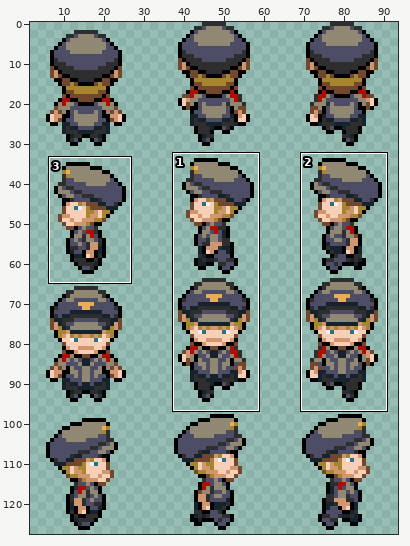
Two versions of one sprite sheet, P3D/Content/Textures/NPC/95.png. The picture above shows the old version from afar; the outline marks the close-up.
Close-up. Old version:
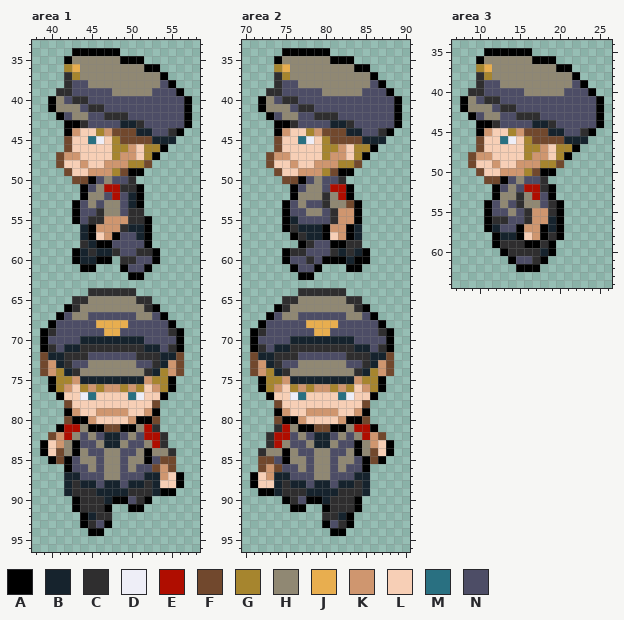
The file is 96x128 pixels. Colours within 5 levels of each other are drawn and written as one. Shown: area 1: x 38..58, y 33..96; area 2: x 70..90, y 33..96; area 3: x 7..26, y 34..64. The wide view leaves out empty margins. The commit also changed other parts of the picture, which this record leaves out.
Palette (. is transparent): A #000000  B #16232d  C #2f2e2f  D #eeeef7  E #af0d00  F #71482d  G #a6852e  H #908873  J #e8ae4f  K #cf966f  L #f7cfb6  M #297081  N #4d4d66
Pixels before, area 1, first column x 39:
34 ....AAAAAA.........
35 ...AHHHHHHAAA......
36 ...GJHHHHHHHHAA....
37 ...CGHHHHHHHHHHA...
38 ...CNNHHHHHHHHHNA..
39 ..CCNNNNNHHHHHNNNA.
40 .AHNCCNNNNNNNNNNNNA
41 .AHHHNCCNNNNNNNNNNA
42 ..ANHHNNCCCNNNNNNNA
43 ...AACNNNNBBCNNNNNA
44 ...AKLLGKFFFBBNNCA.
45 ...FLLMDLGFFFFBBB..
46 ...FLLLLLGGKLGGA...
47 ..FKKLLLLGKKLGA....
48 ..FLLKLLKKKGGF.....
49 ...FLLKKKGFAA......
50 ....FFANHNNC.......
51 .....ANHEECCA......
52 .....AHHNENBA......
53 ....ANHNHHNBA......
54 ....ANNCHHNCC......
55 ....ANCCKKKCCA.....
56 .....BAKKKCBBA.....
57 .....BALKANNBA.....
58 .....CBAANNNNA.....
59 ....ABCBBCNNCCA....
60 ....ABBAA.CCNNA....
61 .....AA...ANNA.....
62 ...........AA......
63 ...................
64 ......CCCCCC.......
65 ....CCHHHHHHCC.....
66 ...ACHHHHHHHHCA....
67 ..ANHHNNNNNNHHNA...
68 .ANNNNNJJJJNNNNNA..
69 ACNNNNNNJJNNNNNNCA.
70 ANNNNBBBBBBBBNNNNA.
71 ACNBBCCCCCCCCBBNCA.
72 FBBCCCNNNNNNCCCBBF.
73 FKBCNNHHHHHHNNCBKF.
74 FKGBCHHHHHHHHCBGKF.
75 .AGGKBBBBBBBBKGGA..
76 .AGKLGKGKKGKGLKGA..
77 ..ALLDMLLLLMDLLA...
78 ...FLLLLLLLLLLF....
79 ...AKLLKKKKLLKA....
80 ...FAAKLLLLKAAF....
81 ..AEEHAAFFAAHEC....
82 .FKEHNHNBBNHNEEC...
83 ALKHANNHBBHNNHEC...
84 ALFHAHNNHHNNHAHHC..
85 .AFANHHNHHNHHANFF..
86 ...ANNHNHHNHNNFKF..
87 ...BBNNNHHNNNBBKLA.
88 ...BCBBNBBNBBCBLLA.
89 ...BCCCBBBBCCCBAA..
90 ....ACCCBAANCA.....
91 ....ACCCA..AA......
92 .....ABCC..........
93 .....ACNA..........
94 ......AA...........
Pixels before, area 2, first column x 71:
34 ....AAAAAA.........
35 ...AHHHHHHAAA......
36 ...GJHHHHHHHHAA....
37 ...CGHHHHHHHHHHA...
38 ...CNNHHHHHHHHHNA..
39 ..CCNNNNNHHHHHNNNA.
40 .AHNCCNNNNNNNNNNNNA
41 .AHHHNCCNNNNNNNNNNA
42 ..ANHHNNCCCNNNNNNNA
43 ...AACNNNNBBCNNNNNA
44 ...AKLLGKFFFBBNNCA.
45 ...FLLMDLGFFFFBBB..
46 ...FLLLLLGGKLGGA...
47 ..FKKLLLLGKKLGA....
48 ..FLLKLLKKKGGF.....
49 ...FLLKKKGFAA......
50 ....FFANHNNC.......
51 .....ANHHNEEA......
52 .....AHHHCHEA......
53 ....ANHNNCHHFA.....
54 ....ANNHHNCKKA.....
55 ....ABNNNNCKKA.....
56 ....ACBBBAKKAB.....
57 .....ACBBALKAB.....
58 ......ACNNAACC.....
59 ....ACCNNNCBCBA....
60 ....ANNCNAAABAA....
61 .....ANNA...AA.....
62 ......AA...........
63 ...................
64 ......CCCCCC.......
65 ....CCHHHHHHCC.....
66 ...ACHHHHHHHHCA....
67 ..ANHHNNNNNNHHNA...
68 .ANNNNNJJJJNNNNNA..
69 ACNNNNNNJJNNNNNNCA.
70 ANNNNBBBBBBBBNNNNA.
71 ACNBBCCCCCCCCBBNCA.
72 FBBCCCNNNNNNCCCBBF.
73 FKBCNNHHHHHHNNCBKF.
74 FKGBCHHHHHHHHCBGKF.
75 .AGGKBBBBBBBBKGGA..
76 .AGKLGKGKKGKGLKGA..
77 ..ALLDMLLLLMDLLA...
78 ...FLLLLLLLLLLF....
79 ...AKLLKKKKLLKA....
80 ...FAAKLLLLKAAF....
81 ...CEHAAFFAAHEEA...
82 ..CEENHNBBNHNHEKF..
83 ..CEHNNHBBHNNAHKLA.
84 .CHHAHNNHHNNHAHFLA.
85 .FFNAHHNHHNHHNAFA..
86 .FKFNNHNHHNHNNA....
87 ALKBBNNNHHNNNBB....
88 ALLBCBBNBBNBBCB....
89 .AABCCCBBBBCCCB....
90 ....ACNAABCCCA.....
91 .....AA..ACCCA.....
92 .........CCBA......
93 .........ANCA......
94 ..........AA.......
Pixels before, area 3, first column x 8:
35 ...AAAAAA.........
36 ..AHHHHHHAAA......
37 ..GJHHHHHHHHAA....
38 ..CGHHHHHHHHHHA...
39 ..CNNHHHHHHHHHNA..
40 .CCNNNNNHHHHHNNNA.
41 AHNCCNNNNNNNNNNNNA
42 AHHHNCCNNNNNNNNNNA
43 .ANHHNNCCCNNNNNNNA
44 ..AACNNNNBBCNNNNNA
45 ..AKLLGKFFFBBNNCA.
46 ..FLLMDLGFFFFBBB..
47 ..FLLLLLGGKLGGA...
48 .FKKLLLLGKKLGA....
49 .FLLKLLKKKGGF.....
50 ..FLLKKKGFAA......
51 ...FFANHNNC.......
52 ....ANHNEECA......
53 ....AHHCHENA......
54 ...ANHNCHHNCA.....
55 ...ANNHNCKKCA.....
56 ...ACCNNCKKBA.....
57 ...ABNNAKKABA.....
58 ....ABBALKACA.....
59 ....ACCCAACA......
60 .....ACCCCBA......
61 ......ANNCA.......
62 .......AAA........
New version:
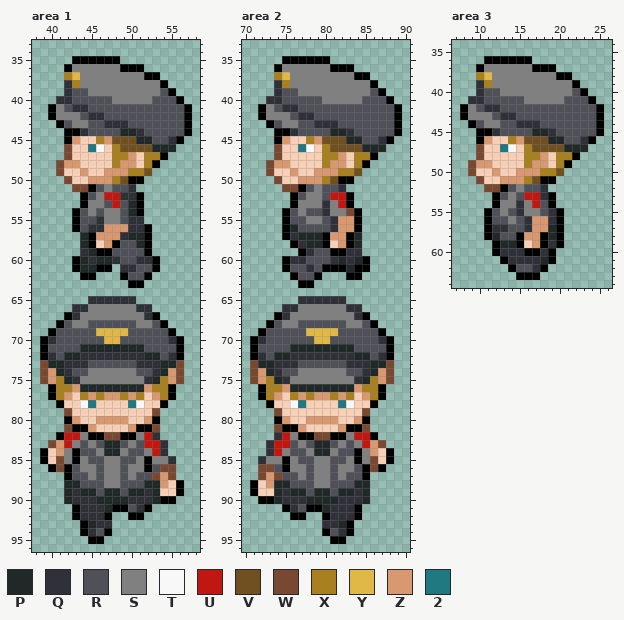
Colours new in this view: P #202828  Q #303038  R #505058  S #808080  T #f8f8f8  U #c01810  V #705020  W #784830  X #a88020  Y #e0b848  Z #d89870  2 #207880
From old to new:
Changed rows in their new state; - is an unchanged pixel.
Area 1:
first column x 39:
34 ----......---------
35 ---.AAAAAA...------
36 ---ASSSSSSAAA..----
37 ---XYSSSSSSSSAA.---
38 ---QXSSSSSSSSSSA.--
39 --.QRRSSSSSSSSSRA.-
40 -.QQRRRRRSSSSSRRRA.
41 --SRQQRRRRRRRRRRRR-
42 -ASSSRQQRRRRRRRRRR-
43 --ARSSRRQQQRRRRRRR-
44 ----AQRRRRPPQRRRRRA
45 ---AZ-LXZVVVPPRRQA-
46 ---W--2T-XVVVVPPP--
47 --.WL----XXZ-XXA---
48 --WZZL--LXZZLXA----
49 --WL-ZLLZZZXXV-----
50 ---WLLZZZXVAA------
51 ----WWARSRRQ.------
52 ------RSUUQQ-------
53 ----.ASSRURP-------
54 -----RSRSSRPA------
55 -----RRQSSRQQ.-----
56 ----ARQQZZZQQ------
57 -----P-ZZZQPP------
58 -----PALZARRP------
59 ----.QPAARRRRA.----
60 -----PQPPQRRQQ-----
61 ----APPAA-QQRRA----
62 -----AA---ARRA-----
63 -----------AA------
64 ------......-------
65 ----..QQQQQQ..-----
66 ---.QQSSSSSSQQ.----
67 --.AQSSSSSSSSQA.---
68 -.ARSSRRRRRRSSRA.--
69 .ARRRRRYYYYRRRRRA.-
70 -QRRRRRRYYRRRRRRQ--
71 -RRRRPPPPPPPPRRRR--
72 AQRPPQQQQQQQQPPRQA-
73 WPPQQQRRRRRRQQQPPW-
74 WZPQRRSSSSSSRRQPZW-
75 WZXPQSSSSSSSSQPXZW-
76 --XXZPPPPPPPPZXX---
77 -AXZ-XZXZZXZX-ZXA--
78 --AL-T2----2T-LA---
79 ---WL--LLLL--LW----
80 ---AZLLZZZZLLZA----
81 --.WAAZLLLLZAAW----
82 -.AUUSAAWWAASUQ.---
83 .WZUSRSRPPRSRUUQ---
84 --ZS-RRSPPSRRSUQ.--
85 ALWSASRRSSRRS-SSQ--
86 -AW-RSSRSSRSSARWW--
87 ---ARRSRSSRSRRWZW.-
88 ---PPRRRSSRRRPPZ---
89 ---PQPPRPPRPPQPLLA-
90 ---PQQQPPPPQQQPAA--
91 -----QQQPAARQA-----
92 ----AQQQA--AA------
93 ------PQQ----------
94 -----AQRA----------
95 ------AA-----------
Area 2:
first column x 71:
34 ----......---------
35 ---.AAAAAA...------
36 ---ASSSSSSAAA..----
37 ---XYSSSSSSSSAA.---
38 ---QXSSSSSSSSSSA.--
39 --.QRRSSSSSSSSSRA.-
40 -.QQRRRRRSSSSSRRRA.
41 --SRQQRRRRRRRRRRRR-
42 -ASSSRQQRRRRRRRRRR-
43 --ARSSRRQQQRRRRRRR-
44 ----AQRRRRPPQRRRRRA
45 ---AZ-LXZVVVPPRRQA-
46 ---W--2T-XVVVVPPP--
47 --.WL----XXZ-XXA---
48 --WZZL--LXZZLXA----
49 --WL-ZLLZZZXXV-----
50 ---WLLZZZXVAA------
51 ----WWARSRRQ.------
52 ------RSSRUU-------
53 ----.ASSSQSUA.-----
54 -----RSRRQSSW------
55 -----RRSSRQZZ------
56 -----PRRRRQZZA-----
57 ----AQPPP-ZZ-P-----
58 -----AQPPALZAP-----
59 ----..AQRRAAQQ.----
60 -----QQRRRQPQP-----
61 ----ARRQRAAAP-A----
62 -----ARRA---AA-----
63 ------AA-----------
64 ------......-------
65 ----..QQQQQQ..-----
66 ---.QQSSSSSSQQ.----
67 --.AQSSSSSSSSQA.---
68 -.ARSSRRRRRRSSRA.--
69 .ARRRRRYYYYRRRRRA.-
70 -QRRRRRRYYRRRRRRQ--
71 -RRRRPPPPPPPPRRRR--
72 AQRPPQQQQQQQQPPRQA-
73 WPPQQQRRRRRRQQQPPW-
74 WZPQRRSSSSSSRRQPZW-
75 WZXPQSSSSSSSSQPXZW-
76 --XXZPPPPPPPPZXX---
77 -AXZ-XZXZZXZX-ZXA--
78 --AL-T2----2T-LA---
79 ---WL--LLLL--LW----
80 ---AZLLZZZZLLZA----
81 ---WAAZLLLLZAAW.---
82 --.QUSAAWWAASUUA.--
83 --QUURSRPPRSRSUZW.-
84 -.QUSRRSPPSRR-SZ---
85 -QSS-SRRSSRRSASWLA-
86 -WWRASSRSSRSSR-WA--
87 .WZWRRSRSSRSRRA----
88 --ZPPRRRSSRRRPP----
89 ALLPQPPRPPRPPQP----
90 -AAPQQQPPPPQQQP----
91 ----AQRAAPQQQ------
92 -----AA--AQQQA-----
93 ---------QQP-------
94 ---------ARQA------
95 ----------AA-------
Area 3:
first column x 8:
35 ---......---------
36 --.AAAAAA...------
37 --ASSSSSSAAA..----
38 --XYSSSSSSSSAA.---
39 --QXSSSSSSSSSSA.--
40 -.QRRSSSSSSSSSRA.-
41 .QQRRRRRSSSSSRRRA.
42 -SRQQRRRRRRRRRRRR-
43 ASSSRQQRRRRRRRRRR-
44 -ARSSRRQQQRRRRRRR-
45 ---AQRRRRPPQRRRRRA
46 --AZ-LXZVVVPPRRQA-
47 --W--2T-XVVVVPPP--
48 -.WL----XXZ-XXA---
49 -WZZL--LXZZLXA----
50 -WL-ZLLZZZXXV-----
51 --WLLZZZXVAA------
52 ---WWARSRRQ.------
53 -----RSRUUQ-------
54 ---.ASSQSURA.-----
55 ----RSRQSSRQ------
56 ----RRSRQZZQ------
57 ----QQRRQZZP------
58 ---APRR-ZZ-P------
59 -----PPALZAQA-----
60 ----AQQQAAQ-------
61 -----AQQQQPA------
62 ------ARRQA-------
63 -------AAA--------
